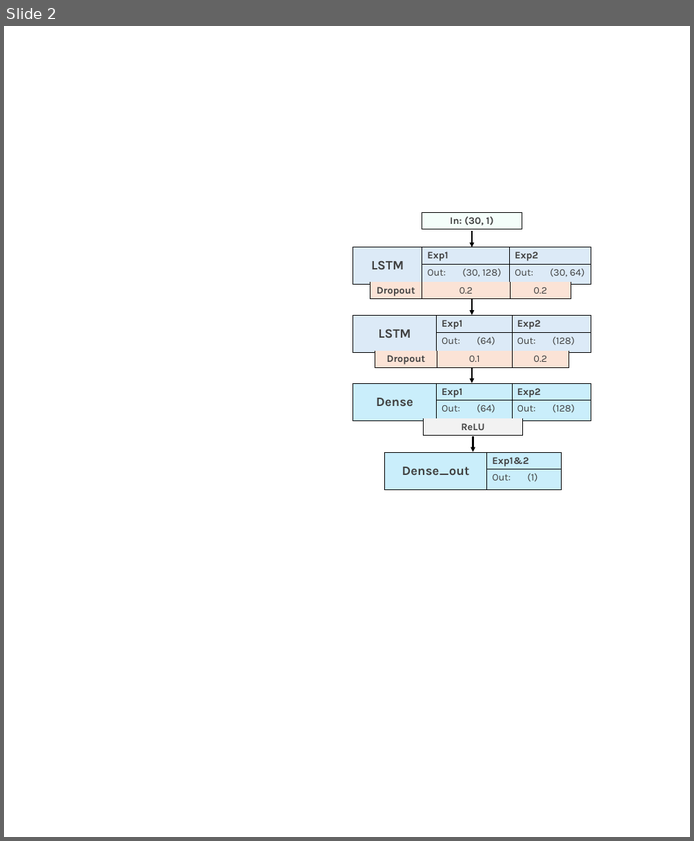
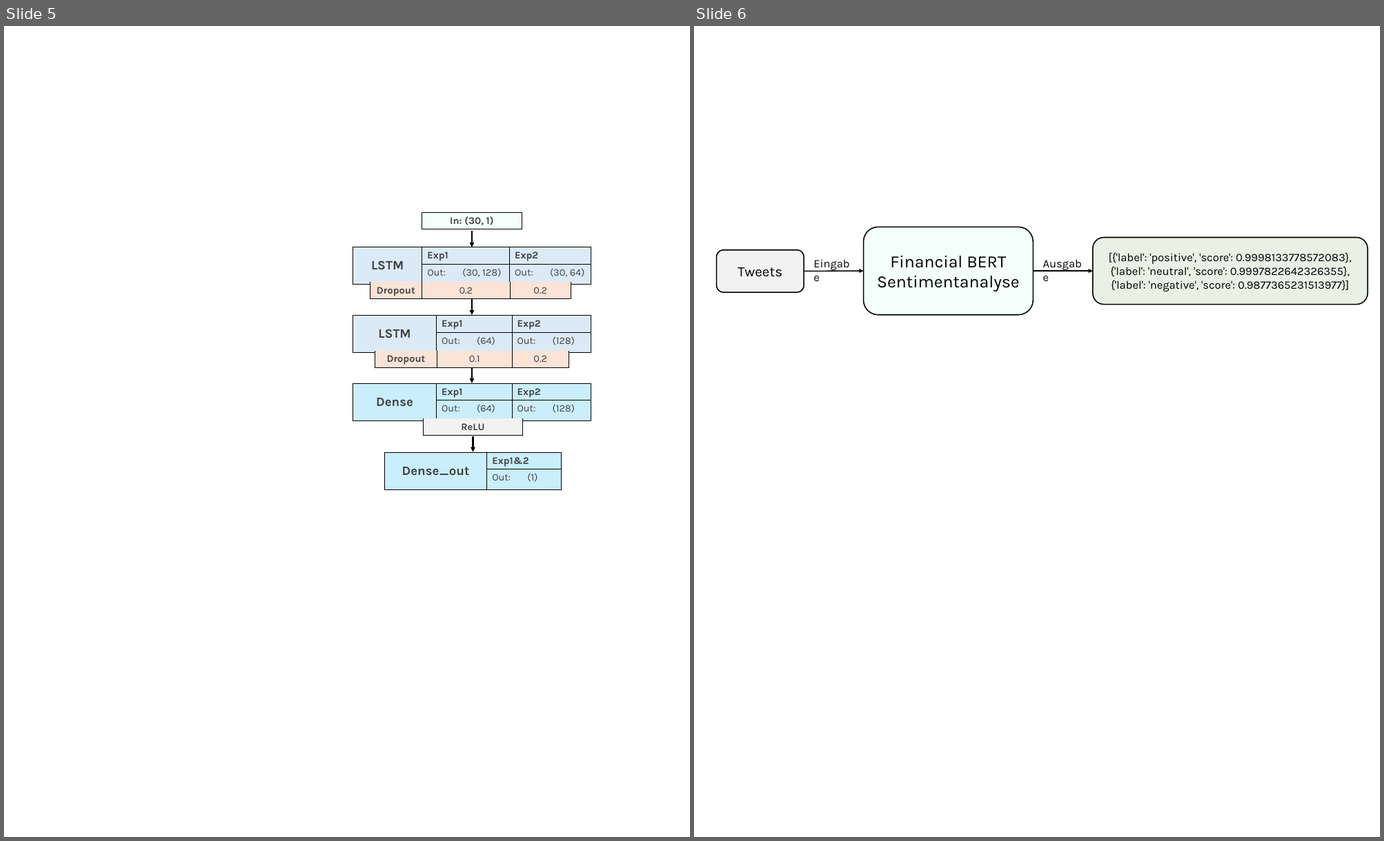
Before and after one commit to virsel/analyseprojekt, a slide deck: modellierung.pptm. Shown side by side, each under a label of ours: slide 2 before the commit, slides 5 and 6 after it. The pictures are 694x841 and 1384x841 pixels, drawn with LibreOffice and Linux fonts; fonts in the diff are those of the drawing. Boxes give left, top, right and bottom in pixels: in the first picture for what was removed or moved away, otherwise in the second. Text is boxed around its words. In the diff, an @@ line names an element or a change of style, - is before the commit and + after.

```diff
--- a/modellierung.pptm
+++ b/modellierung.pptm
@@ slide 6 added at <box>694,26,1380,837</box>, background #FFFFFF @@
@@ group added at <box>717,227,1367,315</box>: 3 rounded rectangles, 2 arrows, 2 texts @@
+Tweets
+Financial BERT
+Sentimentanalyse
+[{'label': 'positive', 'score': 0.9998133778572083}, {'label': 'neutral', 'score': 0.9997822642326355}, {'label': 'negative', 'score': 0.9877365231513977}]
+Eingabe
+Ausgabe
@@ what was slide 2 is now slide 5 @@
```
Also in this commit, not shown: 1 other slide added, 11 other files.
